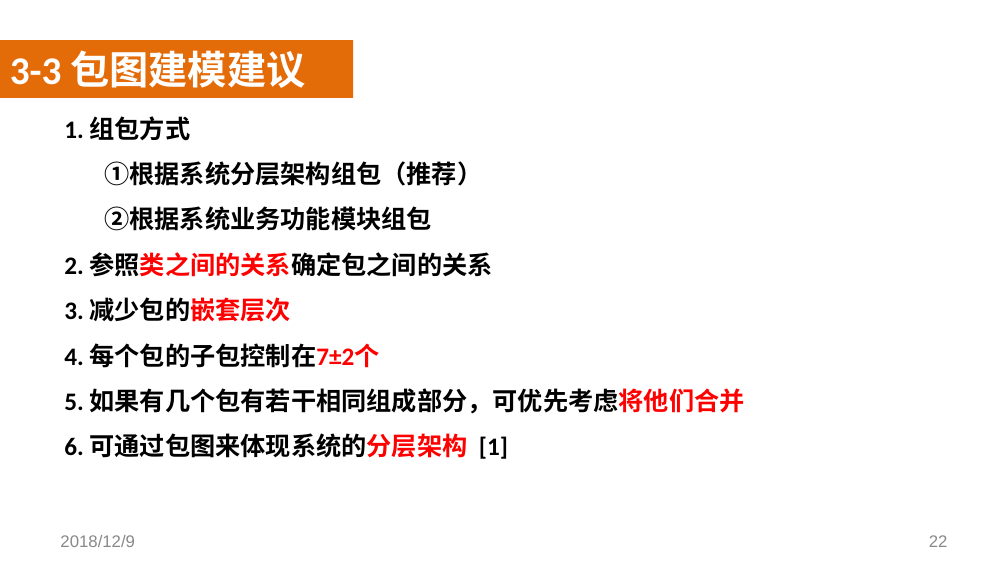
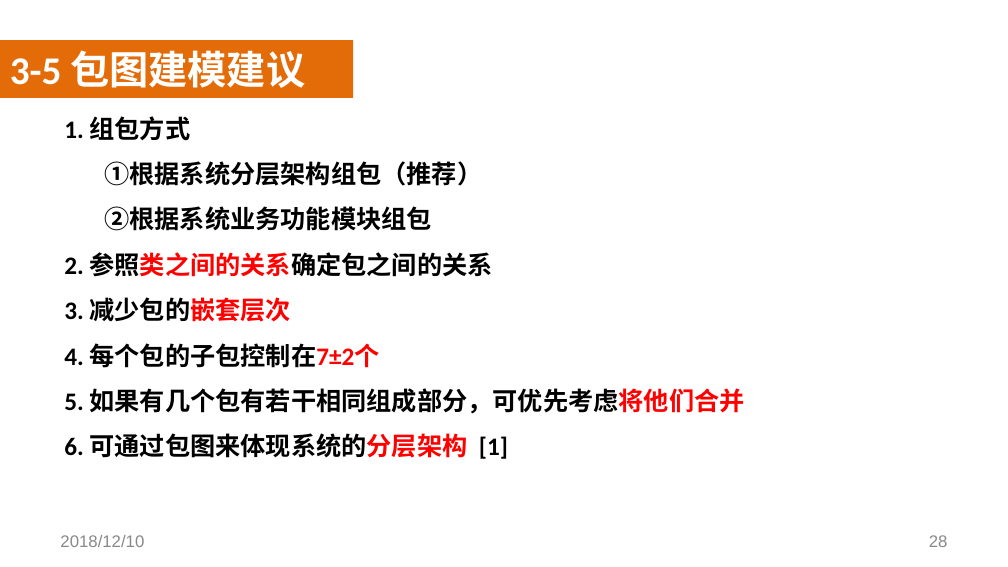
Before and after one commit to SoftwareRequirtmentsG02/Document, a slide deck: slide 28 of 案例教学系统/受控文档/分析设计/PPT/UML/PRD2018-G02-UML基础III.pptx (slide 22 before the commit). Drawn at 1008x567 pixels with LibreOffice and Linux fonts; fonts in the diff are those of the drawing; background and template pictures are left out. Boxes give left, top, right and bottom in pixels: in the first picture for what was removed or moved away, otherwise in the second. Text is boxed around its words. In the diff, an @@ line names an element or a change of style, - is before the commit and + after.

```diff
--- a/案例教学系统/受控文档/分析设计/PPT/UML/PRD2018-G02-UML基础III.pptx
+++ b/案例教学系统/受控文档/分析设计/PPT/UML/PRD2018-G02-UML基础III.pptx
@@ text at (x1=10, y1=50, x2=305, y2=88): text changed @@
-3-3 包图建模建议
+3-5 包图建模建议
@@ text at (x1=60, y1=535, x2=144, y2=547): text changed @@
-2018/12/9
+2018/12/10
@@ page number at (x1=929, y1=535, x2=948, y2=547): text changed @@
-22
+28
```
Also in this commit, not shown: 26 other slides changed, 10 slides added.
